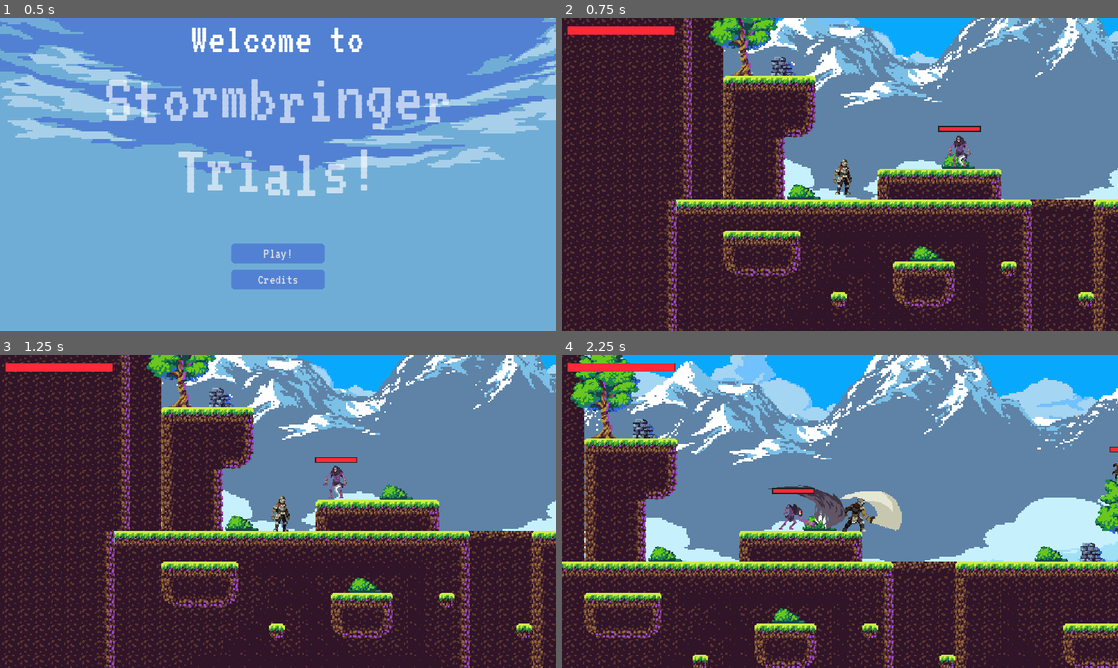
Above: before the commit, frames 1-4 (two rows, left to right).
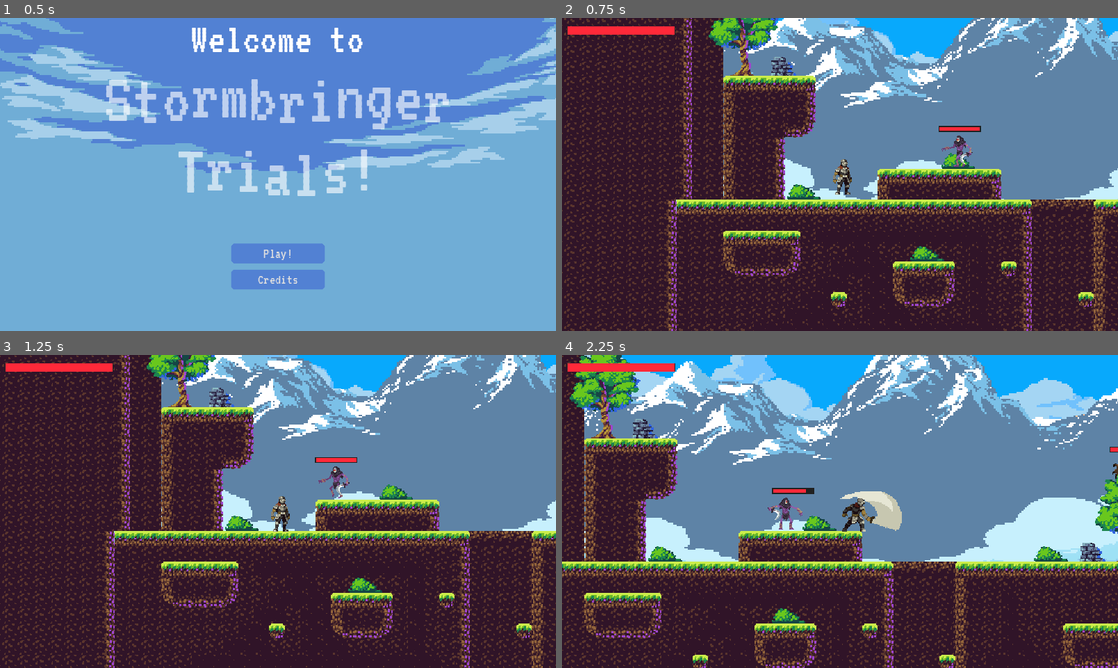
Above: after the commit, the same moments.

Repository: timowenz/stormbringer-trials
Game: Godot game, scene res://scenes/Menu.tscn
Two runs of this game, one before a commit and one after it. Both use one fixed random seed, a clock stepped at 60 frames per second and the inputs below.
Inputs:
- Up to frame 1 (0.5 s): no input
- Up to frame 2 (0.75 s): click "Play!" at 0.5 s
- Up to frame 3 (1.25 s): no input
- Up to frame 4 (2.25 s): tap Enter (ui_accept) at 1.25, 1.52 s; hold Right (ui_right) from 1.28 s (still down); tap Q (attack) at 1.35, 2.1 s

Frame 1 is identical in both runs. In frame 2, 0.2% of the frame differs, in the area x 67-74%, y 34-48%; in frame 3, 0.2%; in frame 4, 1.9%, in the area x 0-99%, y 0-100%.

Commit message:
fix: BringerOfDeath enemy now gets hit animation when damaged

Diff:
--- a/scenes/BringerOfDeath.tscn
+++ b/scenes/BringerOfDeath.tscn
@@ -11,13 +11,24 @@
 [ext_resource type="Texture2D" uid="uid://1eoasw3yms1p" path="res://assets/enemy_asset/Bringer-Of-Death/Individual Sprite/Attack/Bringer-of-Death_Attack_8.png" id="8_m7ki6"]
 [ext_resource type="Texture2D" uid="uid://dk8pp52lwdlcn" path="res://assets/enemy_asset/Bringer-Of-Death/Individual Sprite/Attack/Bringer-of-Death_Attack_9.png" id="9_pgwr0"]
 [ext_resource type="Texture2D" uid="uid://c8mrgs6t4cjx7" path="res://assets/enemy_asset/Bringer-Of-Death/Individual Sprite/Attack/Bringer-of-Death_Attack_10.png" id="10_ttfgr"]
+[ext_resource type="Texture2D" uid="uid://bihv82mmp3te7" path="res://assets/enemy_asset/Bringer-Of-Death/Individual Sprite/Hurt/Bringer-of-Death_Hurt_1.png" id="12_4v23y"]
+[ext_resource type="Texture2D" uid="uid://drg0kqrehhe2d" path="res://assets/enemy_asset/Bringer-Of-Death/Individual Sprite/Hurt/Bringer-of-Death_Hurt_2.png" id="13_qsoed"]
+[ext_resource type="Texture2D" uid="uid://7fn0m7eylde6" path="res://assets/enemy_asset/Bringer-Of-Death/Individual Sprite/Hurt/Bringer-of-Death_Hurt_3.png" id="14_dv1tx"]
+[ext_resource type="Texture2D" uid="uid://cmm20j4boltav" path="res://assets/enemy_asset/Bringer-Of-Death/Individual Sprite/Walk/Bringer-of-Death_Walk_1.png" id="23_74wbx"]
 [ext_resource type="Texture2D" uid="uid://bb86xvfwtvpid" path="res://assets/enemy_asset/Bringer-Of-Death/Individual Sprite/Idle/Bringer-of-Death_Idle_1.png" id="24_4l4er"]
+[ext_resource type="Texture2D" uid="uid://d00ngiyhnc4kt" path="res://assets/enemy_asset/Bringer-Of-Death/Individual Sprite/Walk/Bringer-of-Death_Walk_2.png" id="24_7nige"]
 [ext_resource type="Texture2D" uid="uid://cswawrdju102u" path="res://assets/enemy_asset/Bringer-Of-Death/Individual Sprite/Idle/Bringer-of-Death_Idle_2.png" id="25_o2h4g"]
+[ext_resource type="Texture2D" uid="uid://ca8vk3j4kxjdi" path="res://assets/enemy_asset/Bringer-Of-Death/Individual Sprite/Walk/Bringer-of-Death_Walk_3.png" id="25_xk6co"]
 [ext_resource type="Texture2D" uid="uid://bjdq20ypcg1l0" path="res://assets/enemy_asset/Bringer-Of-Death/Individual Sprite/Idle/Bringer-of-Death_Idle_3.png" id="26_lm66d"]
+[ext_resource type="Texture2D" uid="uid://cn8mr0m24snpf" path="res://assets/enemy_asset/Bringer-Of-Death/Individual Sprite/Walk/Bringer-of-Death_Walk_4.png" id="26_qojkn"]
 [ext_resource type="Texture2D" uid="uid://clccf4bfmip0t" path="res://assets/enemy_asset/Bringer-Of-Death/Individual Sprite/Idle/Bringer-of-Death_Idle_4.png" id="27_cobsx"]
+[ext_resource type="Texture2D" uid="uid://ce7y62j4evxu2" path="res://assets/enemy_asset/Bringer-Of-Death/Individual Sprite/Walk/Bringer-of-Death_Walk_5.png" id="27_xa376"]
+[ext_resource type="Texture2D" uid="uid://b0wvufri5w2hw" path="res://assets/enemy_asset/Bringer-Of-Death/Individual Sprite/Walk/Bringer-of-Death_Walk_6.png" id="28_j2g4o"]
 [ext_resource type="Texture2D" uid="uid://bd1ijyy7c14m7" path="res://assets/enemy_asset/Bringer-Of-Death/Individual Sprite/Idle/Bringer-of-Death_Idle_5.png" id="28_ne4os"]
 [ext_resource type="Texture2D" uid="uid://1tt1f7cq4oq" path="res://assets/enemy_asset/Bringer-Of-Death/Individual Sprite/Idle/Bringer-of-Death_Idle_6.png" id="29_5odbd"]
+[ext_resource type="Texture2D" uid="uid://bxqjex05evpi7" path="res://assets/enemy_asset/Bringer-Of-Death/Individual Sprite/Walk/Bringer-of-Death_Walk_7.png" id="29_jlwoo"]
 [ext_resource type="Texture2D" uid="uid://b48bx0xjdy2tu" path="res://assets/enemy_asset/Bringer-Of-Death/Individual Sprite/Idle/Bringer-of-Death_Idle_7.png" id="30_lrtlt"]
+[ext_resource type="Texture2D" uid="uid://c2vl2t150s171" path="res://assets/enemy_asset/Bringer-Of-Death/Individual Sprite/Walk/Bringer-of-Death_Walk_8.png" id="30_u0rh8"]
 [ext_resource type="Texture2D" uid="uid://de7t8ubi5tvik" path="res://assets/enemy_asset/Bringer-Of-Death/Individual Sprite/Idle/Bringer-of-Death_Idle_8.png" id="31_wsrhw"]
 [ext_resource type="PackedScene" uid="uid://bfnmde8f8404r" path="res://scenes/HealthBar.tscn" id="40_pryr0"]
 
@@ -60,6 +71,20 @@
 }, {
 "frames": [{
 "duration": 1.0,
+"texture": ExtResource("12_4v23y")
+}, {
+"duration": 1.0,
+"texture": ExtResource("13_qsoed")
+}, {
+"duration": 1.0,
+"texture": ExtResource("14_dv1tx")
+}],
+"loop": false,
+"name": &"hurt",
+"speed": 5.0
+}, {
+"frames": [{
+"duration": 1.0,
 "texture": ExtResource("24_4l4er")
 }, {
 "duration": 1.0,
@@ -86,6 +111,35 @@
 "loop": true,
 "name": &"idle",
 "speed": 5.0
+}, {
+"frames": [{
+"duration": 1.0,
+"texture": ExtResource("23_74wbx")
+}, {
+"duration": 1.0,
+"texture": ExtResource("24_7nige")
+}, {
+"duration": 1.0,
+"texture": ExtResource("25_xk6co")
+}, {
+"duration": 1.0,
+"texture": ExtResource("26_qojkn")
+}, {
+"duration": 1.0,
+"texture": ExtResource("27_xa376")
+}, {
+"duration": 1.0,
+"texture": ExtResource("28_j2g4o")
+}, {
+"duration": 1.0,
+"texture": ExtResource("29_jlwoo")
+}, {
+"duration": 1.0,
+"texture": ExtResource("30_u0rh8")
+}],
+"loop": true,
+"name": &"walk",
+"speed": 5.0
 }]
 
 [sub_resource type="RectangleShape2D" id="RectangleShape2D_y60ey"]
@@ -104,7 +158,7 @@
 position = Vector2(-22, 12)
 scale = Vector2(0.604839, 0.604839)
 sprite_frames = SubResource("SpriteFrames_0aohk")
-animation = &"attack"
+animation = &"walk"
 autoplay = "idle"
 
 [node name="CollisionShape2D" type="CollisionShape2D" parent="."]
--- a/scripts/BringerOfDeath.gd
+++ b/scripts/BringerOfDeath.gd
@@ -3,40 +3,43 @@
 const SPEED = 150
 const GRAVITY = 25
 const JUMP_HEIGHT = 400
-var health = 200
+var health = 100
 var player = null
 var player_chase = false
 var damage = 15
 signal dead
 
+@onready var animation = $AnimatedSprite2D
 @onready var healthbar = $HealthBar
 
 func _ready():
 	healthbar.init_health(health)
 
+func move_enemy_towards_player():
+	velocity.y += GRAVITY
+	var direction = (player.position - position).normalized()
+	velocity.x = direction.x * SPEED
+
+	if (player.position.x < position.x):
+		$AnimatedSprite2D.flip_h = false
+		$AnimatedSprite2D.offset.x = 0
+		$Node2D.scale.x = 1
+	else:
+		$AnimatedSprite2D.flip_h = true
+		# This is because the sprite: 'BringerOfDeath' is not centered
+		$AnimatedSprite2D.offset.x = 60
+		$Node2D.scale.x = -1
+	move_and_slide()
+
 func _physics_process(_delta):
-	velocity.y += GRAVITY
+	if (player_chase):
+		move_enemy_towards_player()
 
-	if (player_chase):
-
-		var direction = (player.position - position).normalized()
-		velocity.x = direction.x * SPEED
-
-		if (player.position.x < position.x):
-			$AnimatedSprite2D.flip_h = false
-			$AnimatedSprite2D.offset.x = 0
-			$Node2D.scale.x = 1
-		else:
-			$AnimatedSprite2D.flip_h = true
-			# This is because the sprite: 'BringerOfDeath' is not centered
-			$AnimatedSprite2D.offset.x = 60
-			$Node2D.scale.x = -1
-
-		if (player.position.distance_to(position) < 50):
+		# attack player
+		if (player.position.distance_to(position) < 50 and $AnimatedSprite2D.animation != "hurt"):
 			$AnimatedSprite2D.play("attack")
-		else:
+		elif ($AnimatedSprite2D.animation != "hurt" and $AnimatedSprite2D.animation != "attack"):
 			$AnimatedSprite2D.play("walk")
-	move_and_slide()
 
 func _on_detection_area_2d_body_entered(body):
 	player = body
@@ -48,8 +51,8 @@
 func set_health(value):
 	health = value
 
-func take_damage(damage):
-	health -= damage
+func take_damage(dmg):
+	health -= dmg
 	healthbar.health = health
 	if (health <= 0):
 		dead.emit()
@@ -61,5 +64,8 @@
 		velocity.y = -JUMP_HEIGHT
 
 func _on_animated_sprite_2d_animation_finished():
-	print("animation finished")
-	player.take_damage(damage)
+	if ($AnimatedSprite2D.animation == "hurt" and player.position.distance_to(position) < 50):
+		$AnimatedSprite2D.play("attack")
+	elif ($AnimatedSprite2D.animation == "attack"):
+		$AnimatedSprite2D.play("attack")
+		player.take_damage(damage)
--- a/scripts/HealthBar.gd
+++ b/scripts/HealthBar.gd
@@ -3,7 +3,7 @@
 @onready var timer = $Timer
 @onready var damage_bar = $DamageBar
 
-var health = 0 : set = _set_health
+var health = 0: set = _set_health
 
 func init_health(_health):
 	health = _health
@@ -11,8 +11,6 @@
 	value = health
 	damage_bar.max_value = health
 	damage_bar.value = health
-
-
 
 func _set_health(new_health):
 	var prev_health = health
@@ -27,16 +25,13 @@
 	else:
 		damage_bar.value = health
 
-
 # Called when the node enters the scene tree for the first time.
 func _ready():
 	pass # Replace with function body.
-
 
 # Called every frame. 'delta' is the elapsed time since the previous frame.
 func _process(delta):
 	pass
 
-
 func _on_timer_timeout():
 	damage_bar.value = health
--- a/scripts/Player.gd
+++ b/scripts/Player.gd
@@ -6,8 +6,8 @@
 
 # Get the gravity from the project settings to be synced with RigidBody nodes.
 var gravity = ProjectSettings.get_setting("physics/2d/default_gravity")
-var direction : float = 0
-var direction2 : Vector2 = Vector2.ZERO
+var direction: float = 0
+var direction2: Vector2 = Vector2.ZERO
 # Animation variables
 @onready var anim = get_node("AnimationPlayer")
 @onready var anim_tree: AnimationTree = $AnimationTree
@@ -74,7 +74,6 @@
 		#anim.play("fall")
 	#elif not is_on_floor() and velocity.y < 0 and can_jump:
 		#anim.play("jump")
-
 
 	# Get the input direction and handle the movement/deceleration.
 	# As good practice, you should replace UI actions with custom gameplay actions.
@@ -168,7 +167,6 @@
 					else:
 						run()
 
-
 	if Input.is_action_just_pressed("attack"):
 		if is_crouching:
 			anim_tree["parameters/conditions/crouch_attack"] = true
@@ -211,7 +209,6 @@
 	anim_tree["parameters/conditions/is_crouch_walking"] = true
 	anim_tree["parameters/conditions/crouch"] = false
 
-
 func idle():
 	anim_tree["parameters/conditions/idle"] = true
 	anim_tree["parameters/conditions/is_moving"] = false
@@ -254,7 +251,7 @@
 	if body.name != "TileMap":
 		print("damage taken")
 		body.take_damage(damage)
-
+		body.animation.play("hurt")
 
 func hit():
 	if is_damaged:
@@ -272,10 +269,8 @@
 		anim_tree["parameters/conditions/idle"] = true
 		is_damaged = false
 
-
 func _on_dash_timer_timeout() -> void:
 	dashing = false
 
-
 func _on_can_dash_timer_timeout() -> void:
 	canDash = true
Not shown: 1 places in scenes/BringerOfDeath.tscn that only renumber resources
